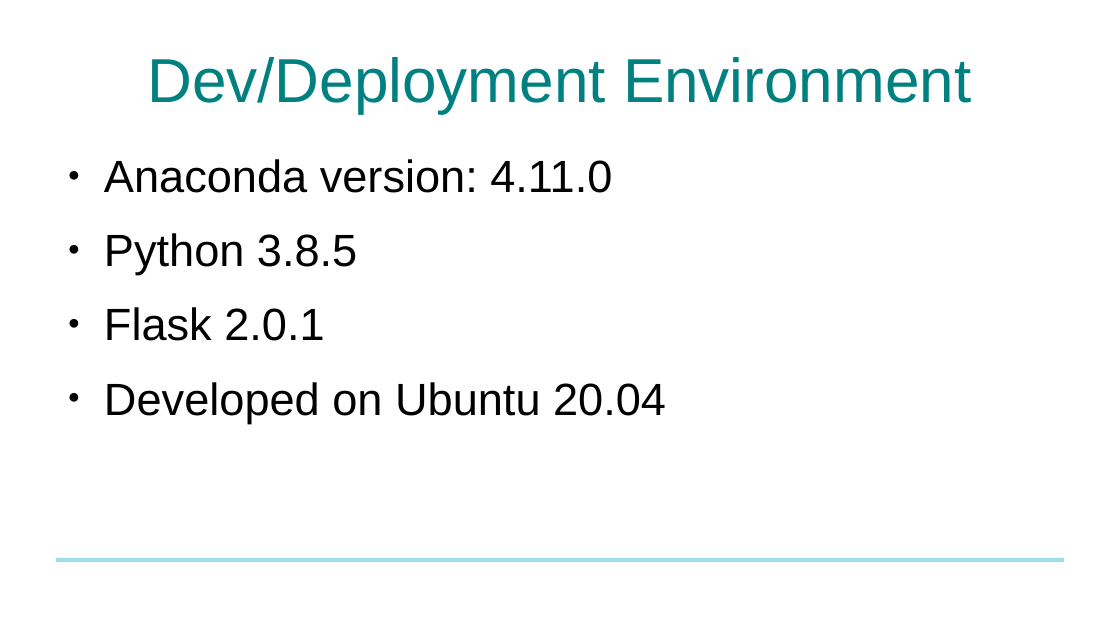
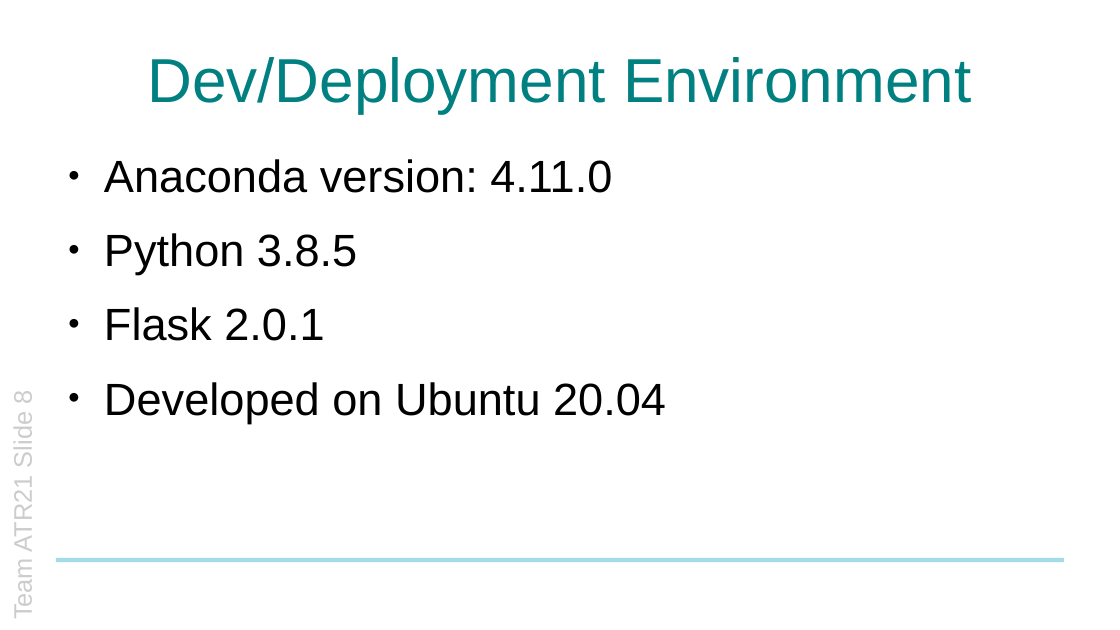
Before and after one commit to progmatix21/NTTDHack2022, a slide deck: slide 8 of Doc/hackathon_prsn.pptx. Drawn at 1120x630 pixels with LibreOffice and Linux fonts; fonts in the diff are those of the drawing; background and template pictures are left out. Boxes give left, top, right and bottom in pixels: in the first picture for what was removed or moved away, otherwise in the second. Text is boxed around its words. In the diff, an @@ line names an element or a change of style, - is before the commit and + after.

```diff
--- a/Doc/hackathon_prsn.pptx
+++ b/Doc/hackathon_prsn.pptx
@@ text added at [9, 391, 37, 618], 18 pt, text #CCCCCC @@
+Team ATR21 Slide 8
```
Also in this commit, not shown: 7 other slides changed, 1 other file.
